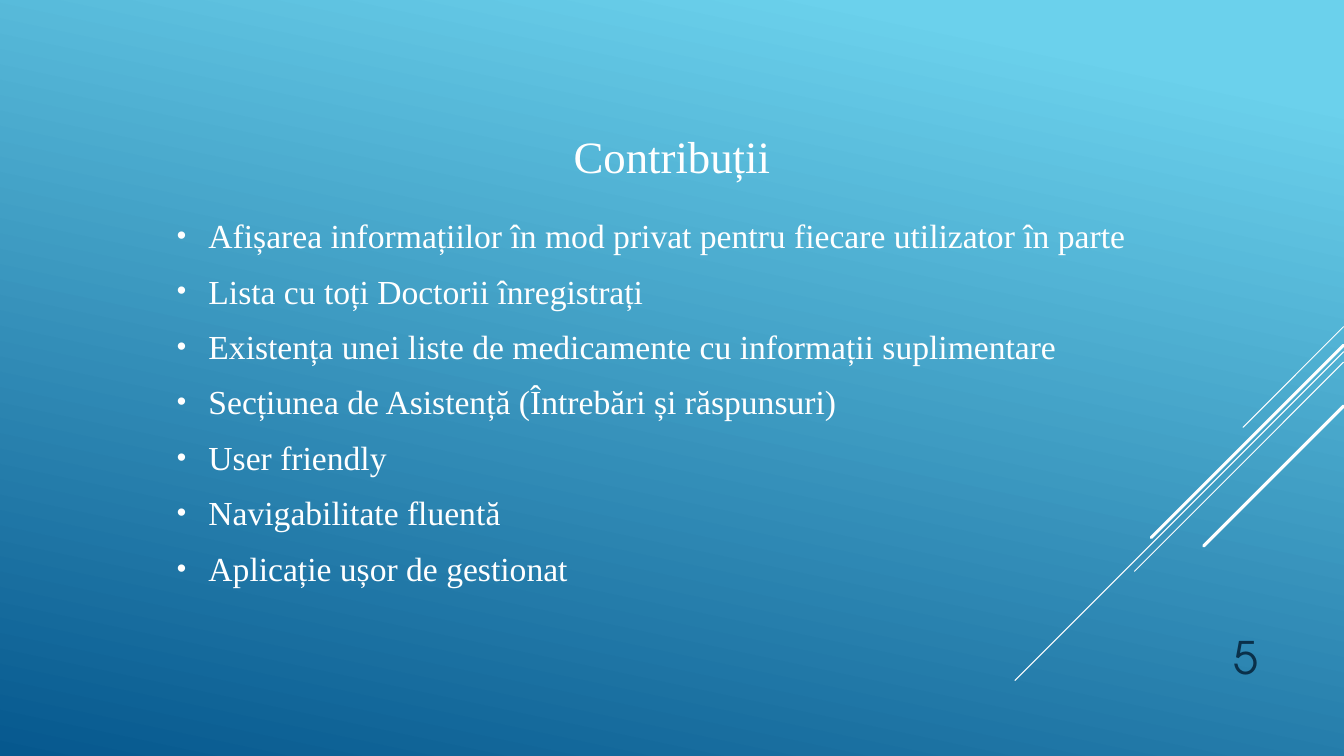
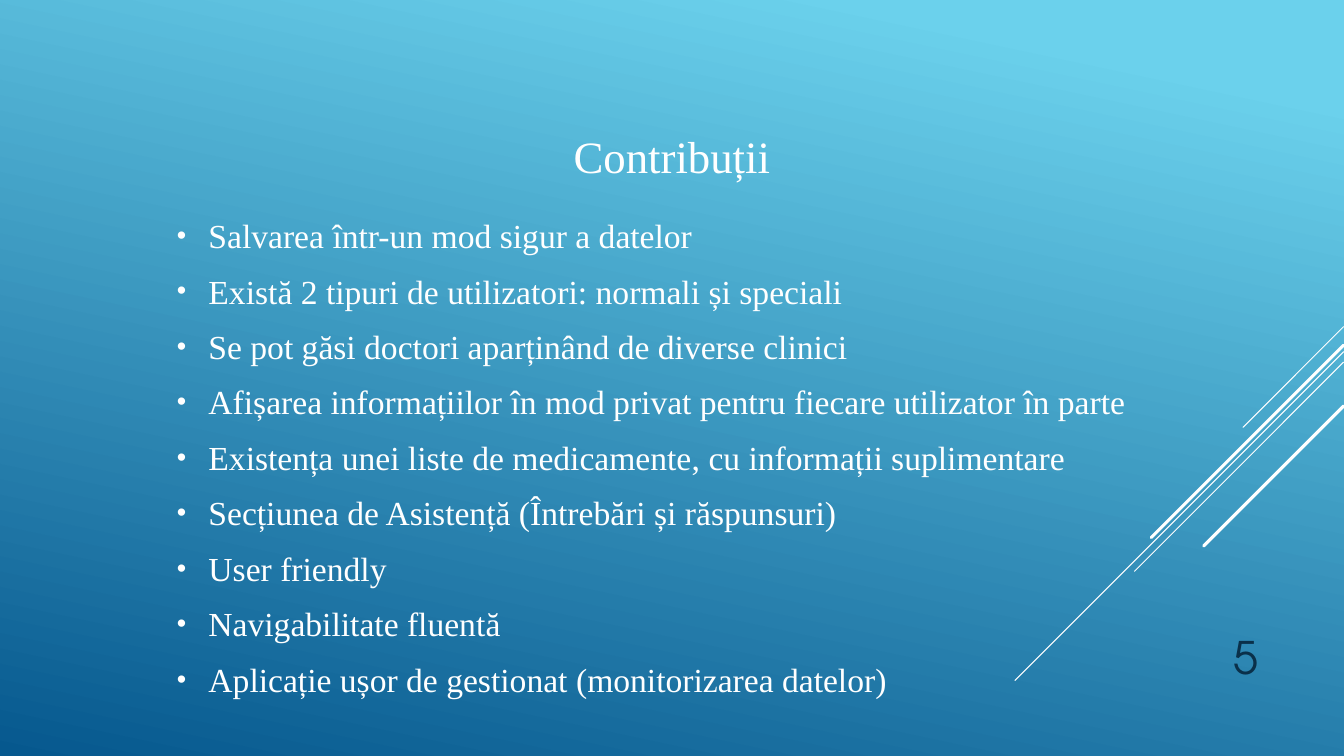
Before and after one commit to GeoMoro/Licenta-MediArch, a slide deck: slide 5 of Prezentare/MediArch.pptx (slide 6 before the commit). Drawn at 1344x756 pixels with LibreOffice and Linux fonts; fonts in the diff are those of the drawing. Boxes give left, top, right and bottom in pixels: in the first picture for what was removed or moved away, otherwise in the second. Text is boxed around its words. In the diff, an @@ line names an element or a change of style, - is before the commit and + after.

```diff
--- a/Prezentare/MediArch.pptx
+++ b/Prezentare/MediArch.pptx
@@ text at box(208, 224, 847, 366): paragraphs added @@
+• Salvarea într-un mod sigur a datelor
+• Există 2 tipuri de utilizatori: normali și speciali
+• Se pot găsi doctori aparținând de diverse clinici
@@ text at box(208, 390, 1125, 643): alignment justified to left @@
@@ text at box(208, 446, 1064, 476): text changed @@
-• Lista cu toți Doctorii înregistrați
-• Existența unei liste de medicamente cu informații suplimentare
+• Existența unei liste de medicamente, cu informații suplimentare
@@ text at box(208, 668, 886, 698): text changed @@
-• Aplicație ușor de gestionat
+• Aplicație ușor de gestionat (monitorizarea datelor)
```
Also in this commit, not shown: 4 other slides changed, 1 slide added, 1 slide removed, 5 other files.
